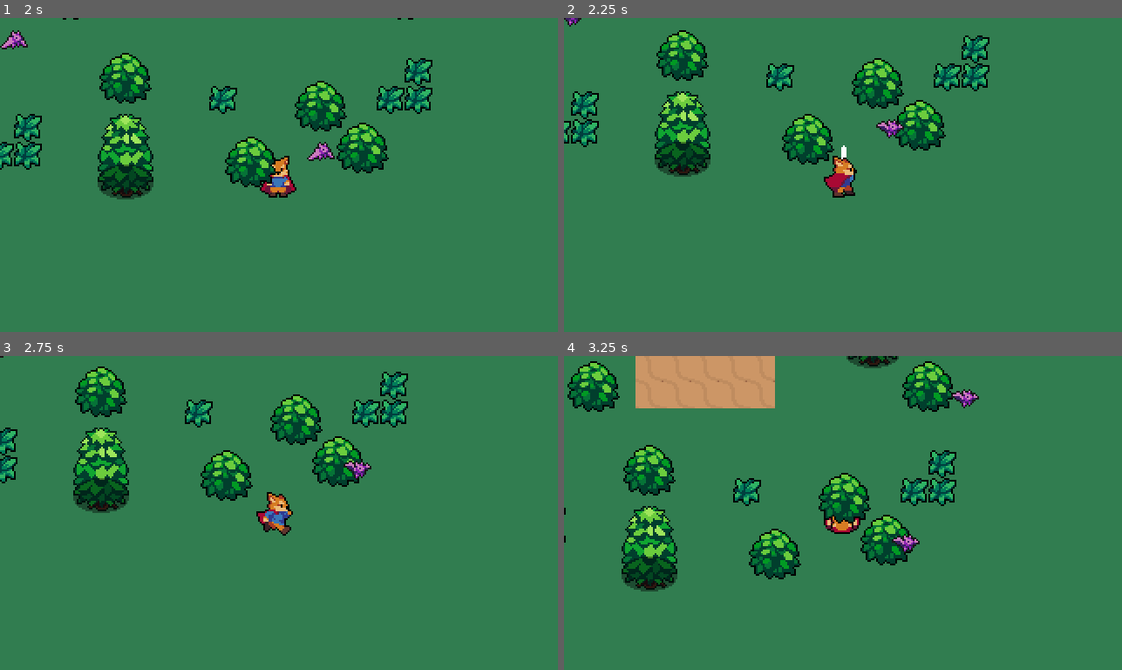
Above: before the commit, frames 1-4 (two rows, left to right).
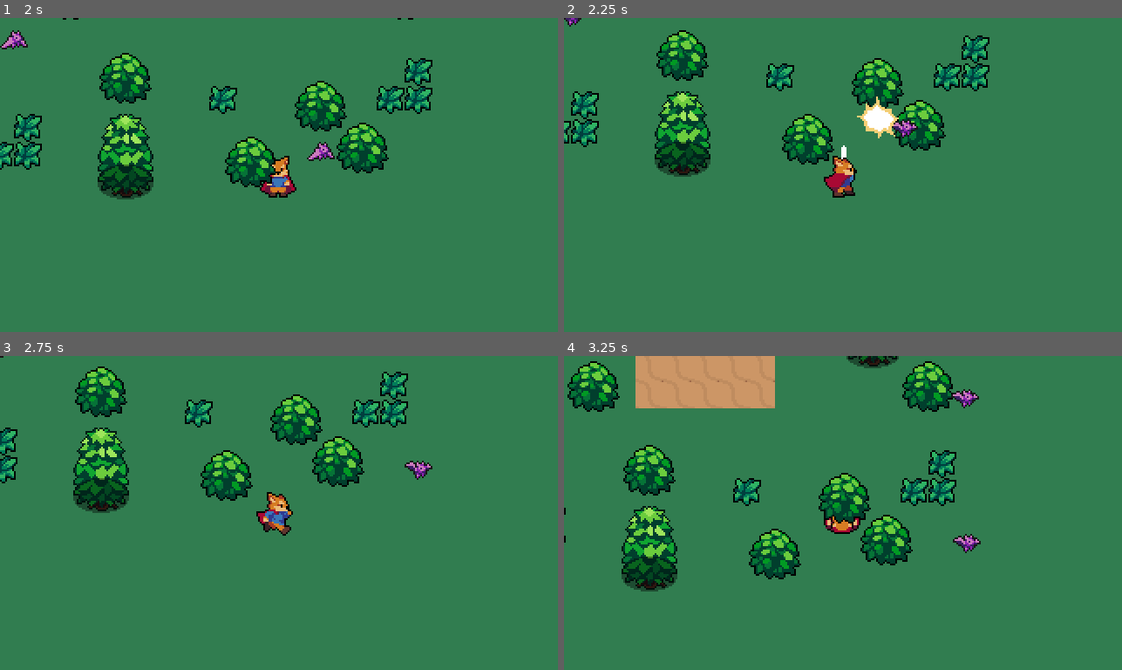
Above: after the commit, the same moments.

Repository: DMAlexander/godot-action-rpg
Game: Godot game, scene res://World.tscn
Two runs of this game, one before a commit and one after it. Both use one fixed random seed, a clock stepped at 60 frames per second and the inputs below. The project has no main scene, so this scene is started directly.
Inputs:
- Up to frame 1 (2 s): hold Right (ui_right) 0.53-1.28 s; tap Space (attack) at 0.6 s; hold Down (ui_down) from 1.28 s (still down); tap K (roll) at 1.35 s
- Up to frame 2 (2.25 s): release Down (ui_down) at 2.03 s; hold Right (ui_right) from 2.03 s (still down); tap Space (attack) at 2.1 s
- Up to frame 3 (2.75 s): keep holding Right (ui_right)
- Up to frame 4 (3.25 s): release Right (ui_right) at 2.78 s; hold Up (ui_up) from 2.78 s (still down); tap K (roll) at 2.85 s

Frame 1 is identical in both runs. In frame 2, 0.6% of the frame differs, in the area x 52-64%, y 25-39%; in frame 3, 0.3%; in frame 4, 0.3%.

Commit message:
Bat AI Start

Diff:
--- a/Effects/HitEffect.tscn
+++ b/Effects/HitEffect.tscn
@@ -21,7 +21,7 @@
 "duration": 1.0,
 "texture": SubResource("AtlasTexture_00yqc")
 }],
-"loop": true,
+"loop": false,
 "name": &"Animate",
 "speed": 5.0
 }]
@@ -36,3 +36,5 @@
 [node name="AudioStreamPlayer2D" type="AudioStreamPlayer" parent="."]
 stream = ExtResource("3_grcfb")
 autoplay = true
+
+[connection signal="animation_finished" from="." to="." method="_on_animation_finished"]
--- a/Enemies/Bat.tscn
+++ b/Enemies/Bat.tscn
@@ -1,9 +1,10 @@
-[gd_scene load_steps=13 format=3 uid="uid://b2w5y4fvwqbpn"]
+[gd_scene load_steps=14 format=3 uid="uid://b2w5y4fvwqbpn"]
 
 [ext_resource type="Script" path="res://Enemies/bat.gd" id="1_k21bw"]
 [ext_resource type="Texture2D" uid="uid://p6ov3mpokpwu" path="res://Enemies/Bat.png" id="2_y8k1p"]
 [ext_resource type="PackedScene" uid="uid://b1ydx3qstwluv" path="res://Overlap/Hurtbox.tscn" id="3_2eq0t"]
 [ext_resource type="PackedScene" uid="uid://cqsqrrvmb3u8b" path="res://Stats.tscn" id="4_7ln33"]
+[ext_resource type="PackedScene" uid="uid://cr1ral6mh0nkt" path="res://Enemies/PlayerDetectionZone.tscn" id="5_636dh"]
 
 [sub_resource type="AtlasTexture" id="AtlasTexture_w4ggi"]
 atlas = ExtResource("2_y8k1p")
@@ -69,18 +70,21 @@
 shape = SubResource("CircleShape2D_y3fcj")
 
 [node name="Hurtbox" parent="." instance=ExtResource("3_2eq0t")]
-position = Vector2(37, -18)
+position = Vector2(0, -17)
 collision_layer = 8
 collision_mask = 16
 
 [node name="CollisionShape2D" parent="Hurtbox" index="0"]
-position = Vector2(-37, 8)
+position = Vector2(0, 5)
 shape = SubResource("CapsuleShape2D_8vktp")
 
 [node name="Stats" parent="." instance=ExtResource("4_7ln33")]
 max_health = 3
 
+[node name="PlayerDetectionZone" parent="." instance=ExtResource("5_636dh")]
+
 [connection signal="area_entered" from="Hurtbox" to="." method="_on_hurtbox_area_entered"]
 [connection signal="no_health" from="Stats" to="." method="_on_stats_no_health"]
 
 [editable path="Hurtbox"]
+[editable path="PlayerDetectionZone"]
--- a/Enemies/PlayerDetectionZone.tscn
+++ b/Enemies/PlayerDetectionZone.tscn
@@ -3,9 +3,15 @@
 [ext_resource type="Script" path="res://Enemies/player_detection_zone.gd" id="1_rlngo"]
 
 [sub_resource type="CircleShape2D" id="CircleShape2D_7ks33"]
+radius = 76.0066
 
 [node name="PlayerDetectionZone" type="Area2D"]
+collision_layer = 0
+collision_mask = 2
 script = ExtResource("1_rlngo")
 
 [node name="CollisionShape2D" type="CollisionShape2D" parent="."]
 shape = SubResource("CircleShape2D_7ks33")
+
+[connection signal="body_entered" from="." to="." method="_on_body_entered"]
+[connection signal="body_exited" from="." to="." method="_on_body_exited"]
--- a/Enemies/bat.gd
+++ b/Enemies/bat.gd
@@ -14,13 +14,14 @@
 
 var state = CHASE
 
-@onready var sprite = $AnimatedSprite
+@onready var animated_sprite_2d: AnimatedSprite2D = $AnimatedSprite2D
 @onready var stats = $Stats
-@onready var playerDetectionZone = $PlayerDetectionZone
+@onready var player_detection_zone: Area2D = $PlayerDetectionZone
 @onready var hurtbox = $Hurtbox
 @onready var softCollision = $SoftCollision
 @onready var wanderController = $WanderController
 @onready var animationPlayer = $AnimationPlayer
+
 
 # Called when the node enters the scene tree for the first time.
 func _ready() -> void:
@@ -29,8 +30,31 @@
 
 # Called every frame. 'delta' is the elapsed time since the previous frame.
 func _physics_process(delta: float) -> void:
-	velocity = velocity.move_toward(Vector2.ZERO, FRICTION * delta)
+#	velocity = velocity.move_toward(Vector2.ZERO, FRICTION * delta)
+#	move_and_slide()
+	velocity = velocity.move_toward(Vector2.ZERO, 200 * delta)
 	move_and_slide()
+
+	match state:
+		IDLE:
+			velocity = velocity.move_toward(Vector2.ZERO, FRICTION * delta)
+			seek_player()
+
+		WANDER:
+			pass
+
+		CHASE:
+			var player = player_detection_zone.player
+			if player != null:
+				var direction = (player.global_position - global_position).normalized()
+				velocity = velocity.move_toward(direction * MAX_SPEED, ACCELERATION * delta)
+			else:
+				state = IDLE
+			animated_sprite_2d.flip_h = velocity.x < 0
+
+	move_and_slide()
+
+
 #	knockback = move_and_slide(knockback)
 
 	#match state:
@@ -62,10 +86,10 @@
 func accelerate_towards_point(point, delta):
 	var direction = global_position.direction_to(point)
 	velocity = velocity.move_toward(direction * MAX_SPEED, ACCELERATION * delta)
-	sprite.flip_h = velocity.x < 0
+	animated_sprite_2d.flip_h = velocity.x < 0
 
 func seek_player():
-	if playerDetectionZone.can_see_player():
+	if player_detection_zone.can_see_player():
 		state = CHASE
 
 func update_wander():
--- a/Enemies/player_detection_zone.gd
+++ b/Enemies/player_detection_zone.gd
@@ -5,8 +5,9 @@
 func can_see_player():
 	return player != null
 
-func _on_PlayerDetectionZone_body_entered(body):
+func _on_body_entered(body: Node2D) -> void:
 	player = body
 
-func _on_PlayerDetectionZone_body_exited(_body):
+
+func _on_body_exited(body: Node2D) -> void:
 	player = null
--- a/Overlap/Hurtbox.tscn
+++ b/Overlap/Hurtbox.tscn
@@ -14,3 +14,5 @@
 shape = SubResource("RectangleShape2D_cde44")
 
 [node name="Timer" type="Timer" parent="."]
+
+[connection signal="area_entered" from="." to="." method="_on_area_entered"]
--- a/Overlap/hurtbox.gd
+++ b/Overlap/hurtbox.gd
@@ -1,4 +1,19 @@
 extends Area2D
+
+@export var show_hit = true
+
+const HitEffect = preload("res://Effects/HitEffect.tscn")
+
+func _ready():
+	pass
+
+func _on_area_entered(area: Area2D) -> void:
+	if show_hit:
+		var effect = HitEffect.instantiate()
+		var main = get_tree().current_scene
+		main.add_child(effect)
+		effect.global_position = global_position
+
 #
 #const HitEffect = preload("res://Effects/HitEffect.tscn")
 #
--- a/World/Grass.tscn
+++ b/World/Grass.tscn
@@ -21,6 +21,7 @@
 [node name="Hurtbox" parent="." instance=ExtResource("3_v2531")]
 collision_layer = 8
 collision_mask = 16
+show_hit = false
 
 [connection signal="area_entered" from="Hurtbox" to="." method="_on_hurtbox_area_entered"]
 
Not shown, added: Wor72.tmp
